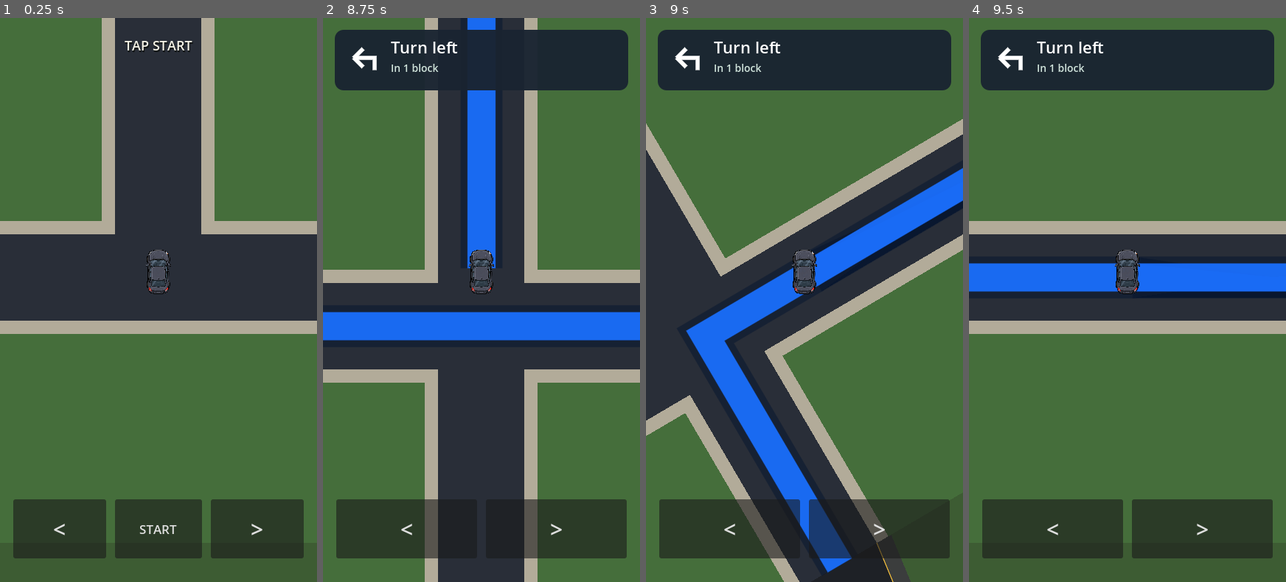
Above: before the commit, frames 1-4 (left to right).
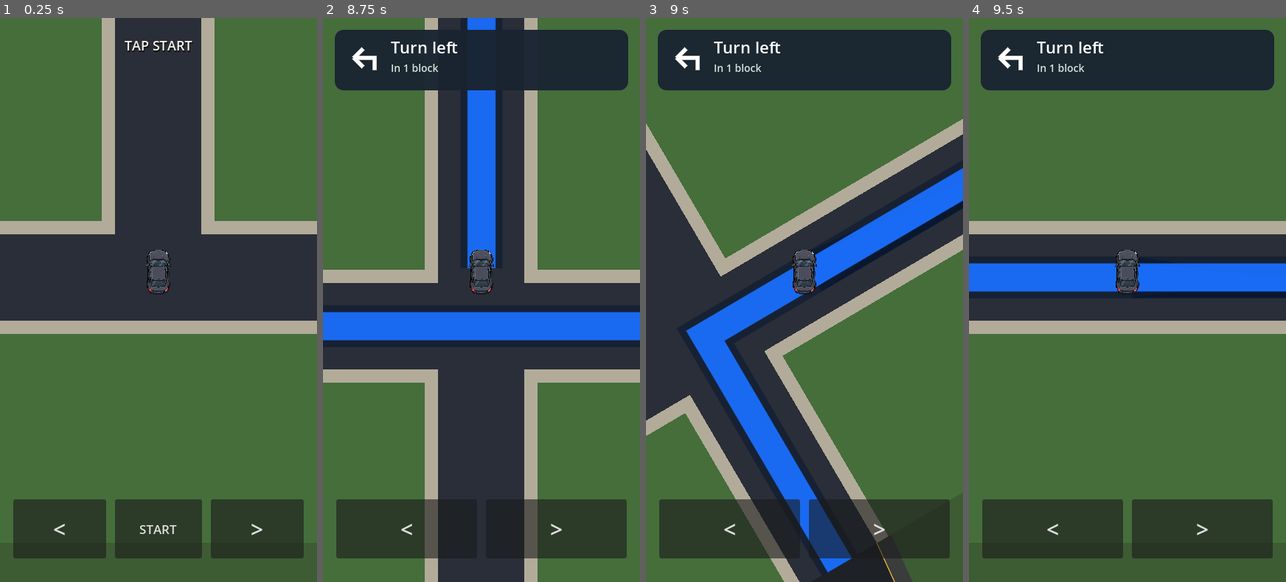
Above: after the commit, the same moments.

Repository: patrickcallahancomedy/comedian
Game: Godot game, scene res://scenes/drive/drive_module.tscn
The game is run twice, just before and just after one commit, with the same random seed, the same clock (stepped at 60 frames per second) and the same inputs.
Inputs (mouse positions are in pixels of both pictures, inside the frame that each line leads up to):
- Up to frame 1 (0.25 s): no input
- Up to frame 2 (8.75 s): click "START" at 0.5 s; tap Enter (ui_accept) at 1.25, 1.52, 4.52, 7.52 s; move the mouse to (551, 271) at 1.27 s; hold Right 1.28-2 s; tap Space every 1.5 s from 1.35 to 7.35 s; click (551, 271) at 1.42 s; drag from (418, 328) to (465, 412) at 2.02 s; move the mouse to (513, 175) at 2.77 s; hold Right 2.78-3.5 s; drag from (465, 412) to (386, 215) at 3.52 s; move the mouse to (576, 384) at 4.27 s; hold Left 4.28-5 s; drag from (386, 215) to (433, 159) at 5.02 s; move the mouse to (497, 300) at 5.77 s; hold Left 5.78-6.5 s; click (497, 300) at 5.92 s; drag from (433, 159) to (418, 328) at 6.52 s; move the mouse to (551, 271) at 7.27 s; hold W 7.28-8 s; drag from (418, 328) to (465, 412) at 8.02 s
- Up to frame 3 (9 s): move the mouse to (836, 175) at 8.77 s; hold Left from 8.78 s (still down); tap Space at 8.85 s
- Up to frame 4 (9.5 s): keep holding Left

Frames 1-2 are identical in both runs. In frame 3, less than 0.1% of the frame differs, in the area x 73-85%, y 93-100%; in frame 4, nothing differs.

Commit message:
Restore clean connector map

Diff:
--- a/godot/scripts/drive/drive_grid_map.gd
+++ b/godot/scripts/drive/drive_grid_map.gd
@@ -14,7 +14,7 @@
 const CITY_CELL := 120
 
 const NEIGHBORHOOD_RECT := Rect2(20, 620, 320, 320)
-const CONNECTOR_ONE_RECT := Rect2(340, 730, 120, 20)
+const CONNECTOR_ONE_RECT := Rect2(340, 730, 160, 20)
 const HIGHWAY_RECT := Rect2(500, 720, 600, 40)
 const CONNECTOR_TWO_RECT := Rect2(1100, 760, 160, 20)
 const CITY_RECT := Rect2(1260, 480, 480, 480)
@@ -154,29 +154,6 @@
 	) * NEIGHBORHOOD_CELL
 
 
-static func onramp_path_points() -> PackedVector2Array:
-	var gate_center := neighborhood_cell_center(NEIGHBORHOOD_GATE)
-	var highway_lane_y := highway_cell_center(0, HIGHWAY_ENTRY_LANE).y
-	var outside_lane_y := HIGHWAY_RECT.end.y + float(MASTER_UNIT)
-
-	return PackedVector2Array([
-		Vector2(CONNECTOR_ONE_RECT.position.x, gate_center.y),
-		Vector2(CONNECTOR_ONE_RECT.position.x + 40.0, outside_lane_y),
-		Vector2(CONNECTOR_ONE_RECT.end.x, outside_lane_y),
-		Vector2(HIGHWAY_RECT.position.x, highway_lane_y),
-	])
-
-
-static func highway_merge_point() -> Vector2:
-	var path := onramp_path_points()
-	return path[path.size() - 2]
-
-
-static func highway_lane_edge_point() -> Vector2:
-	var path := onramp_path_points()
-	return path[path.size() - 1]
-
-
 static func highway_entry_point() -> Vector2:
 	return highway_cell_center(0, HIGHWAY_ENTRY_LANE)
 
